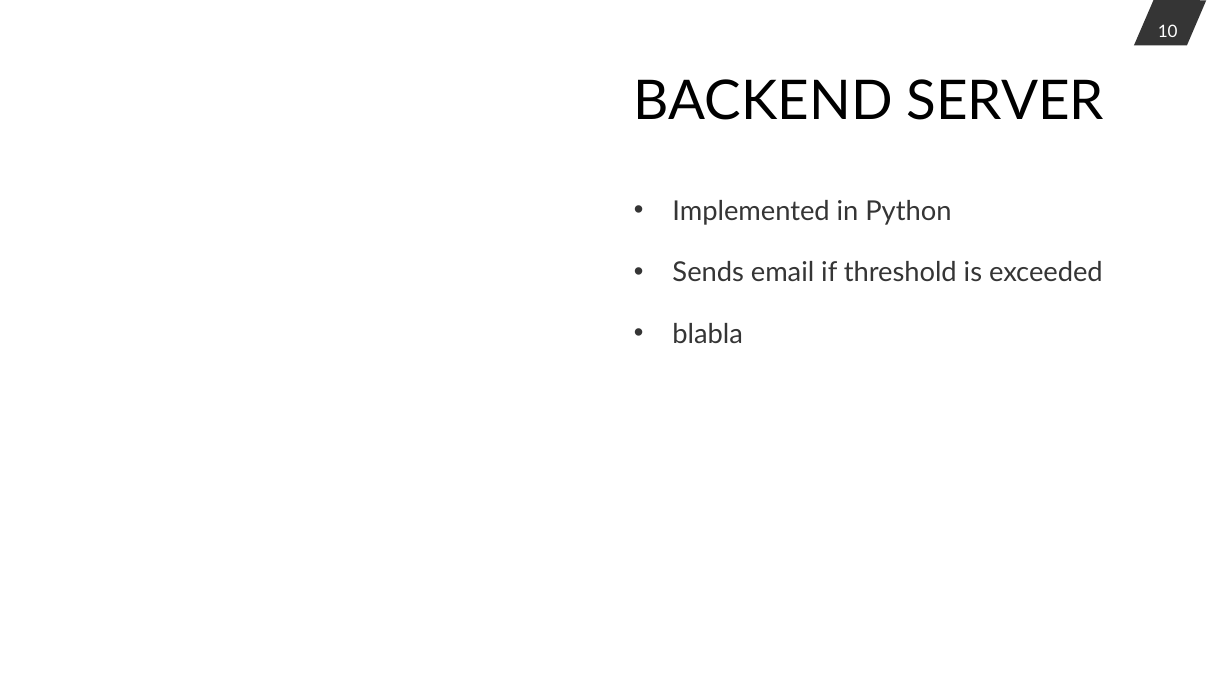
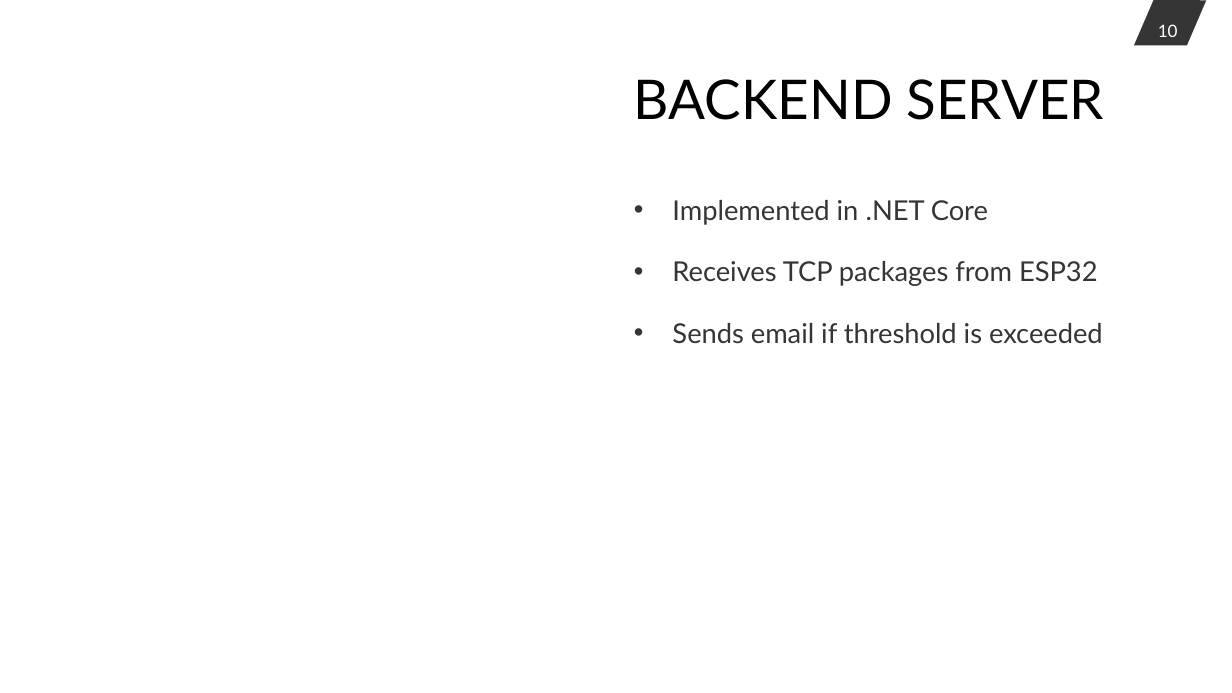
Before and after one commit to StephanStofer/hslu-iot, a slide deck: slide 10 of doc/presentation.pptx. Drawn at 1232x693 pixels with LibreOffice and Linux fonts; fonts in the diff are those of the drawing. Boxes give left, top, right and bottom in pixels: in the first picture for what was removed or moved away, otherwise in the second. Text is boxed around its words. In the diff, an @@ line names an element or a change of style, - is before the commit and + after.

Commit message:
added backend and frontend part to presentation

```diff
--- a/doc/presentation.pptx
+++ b/doc/presentation.pptx
@@ text at box(672, 200, 1098, 286): text changed @@
-• Implemented in Python
+• Implemented in .NET Core
+• Receives TCP packages from ESP32
@@ text at box(672, 323, 743, 343): paragraph removed @@
-• blabla
```
Also in this commit, not shown: 2 other slides changed.
